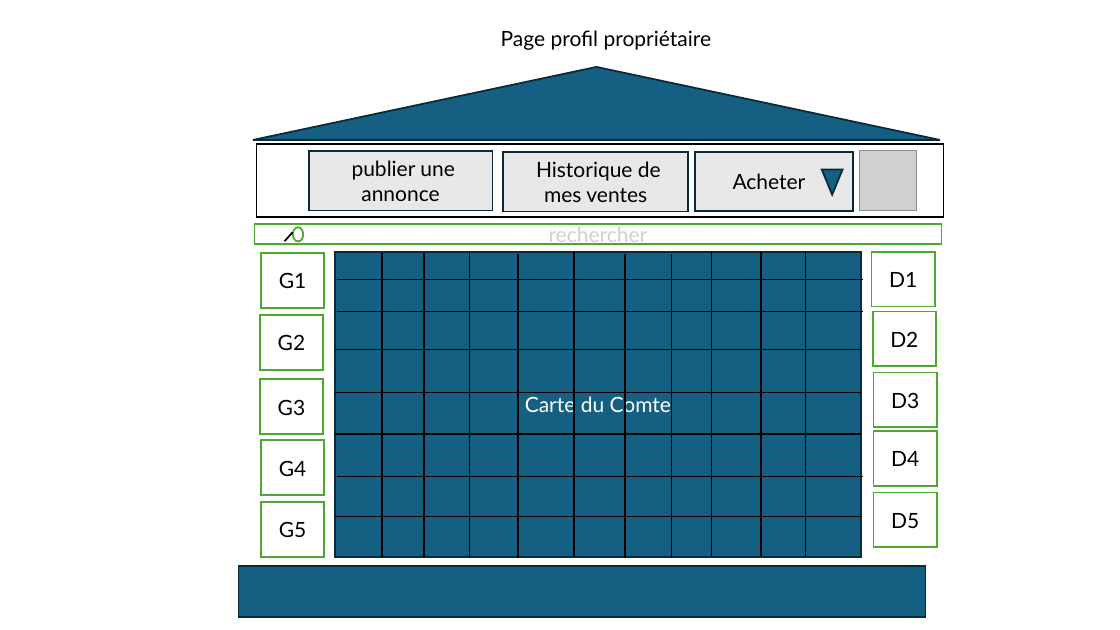
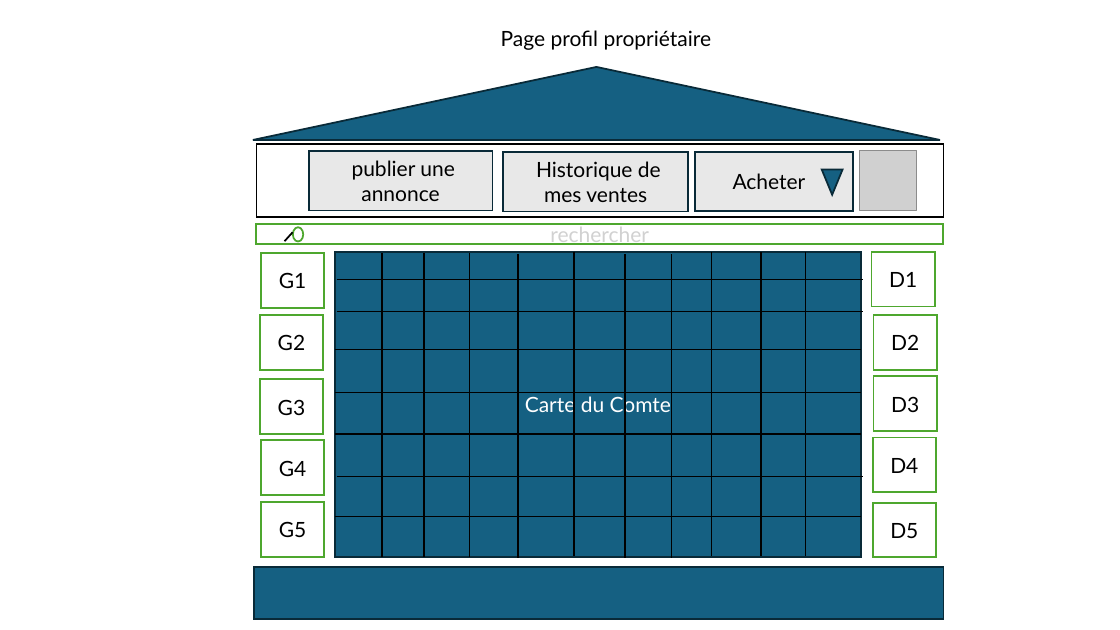
Before and after one commit to cours-de-visualisations/projet1, a slide deck: slide 2 of visualisation.pptx. Drawn at 1120x630 pixels with LibreOffice and Linux fonts; fonts in the diff are those of the drawing; grey boxes stand for pictures. Boxes give left, top, right and bottom in pixels: in the first picture for what was removed or moved away, otherwise in the second. Text is boxed around its words. In the diff, an @@ line names an element or a change of style, - is before the commit and + after.

```diff
--- a/visualisation.pptx
+++ b/visualisation.pptx
@@ rectangle "D2": place and size @@
-rectangle "D2" at bbox=[873, 312, 936, 366]
+rectangle "D2" at bbox=[874, 315, 937, 370]
@@ rectangle "D4": place and size @@
-rectangle "D4" at bbox=[874, 431, 937, 486]
+rectangle "D4" at bbox=[873, 438, 936, 492]
@@ rectangle "D5": place and size @@
-rectangle "D5" at bbox=[874, 492, 937, 547]
+rectangle "D5" at bbox=[873, 502, 936, 557]
@@ rectangle: place and size @@
-rectangle at bbox=[239, 565, 926, 617]
+rectangle at bbox=[255, 567, 944, 618]
```
Also in this commit, not shown: 2 other files.
